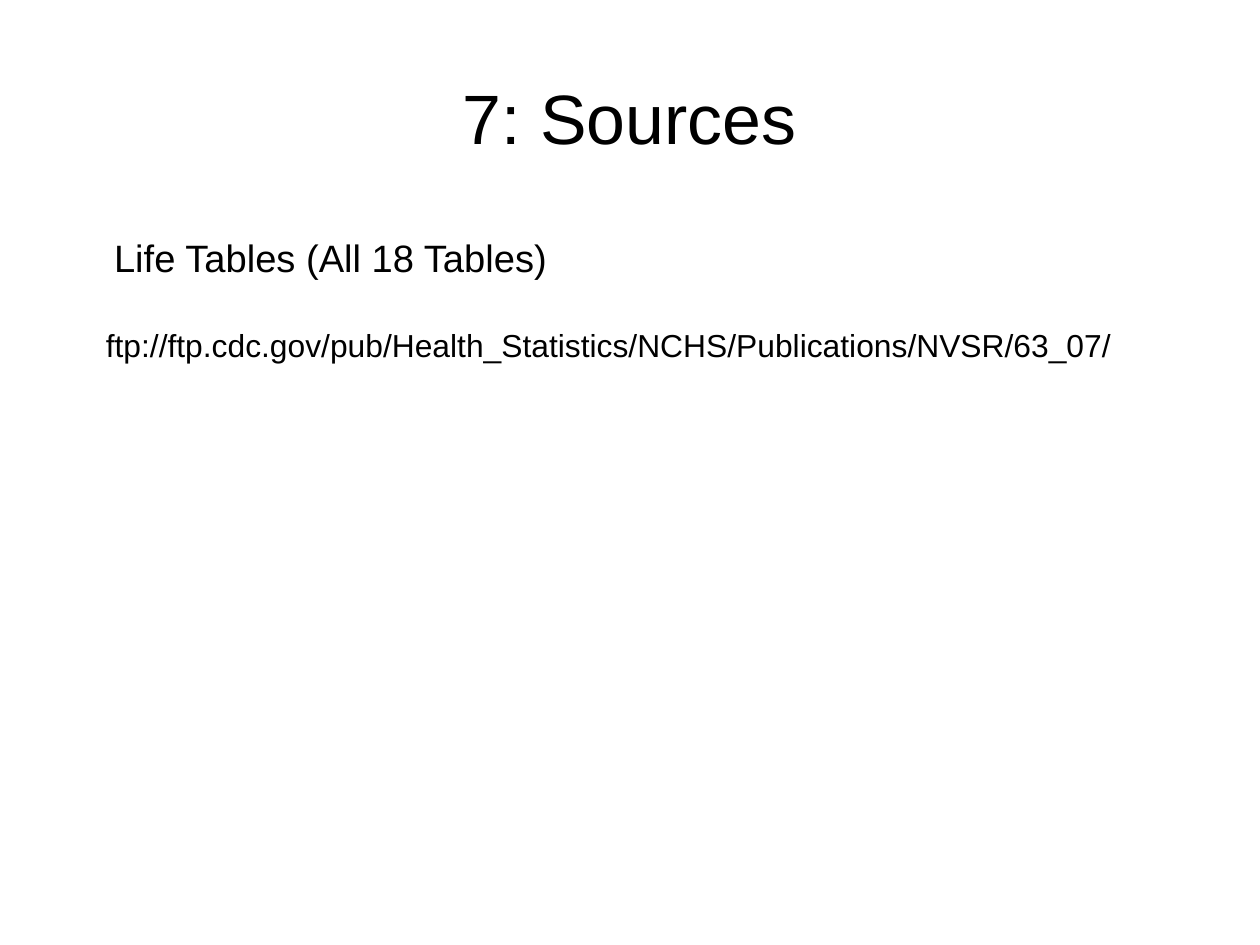
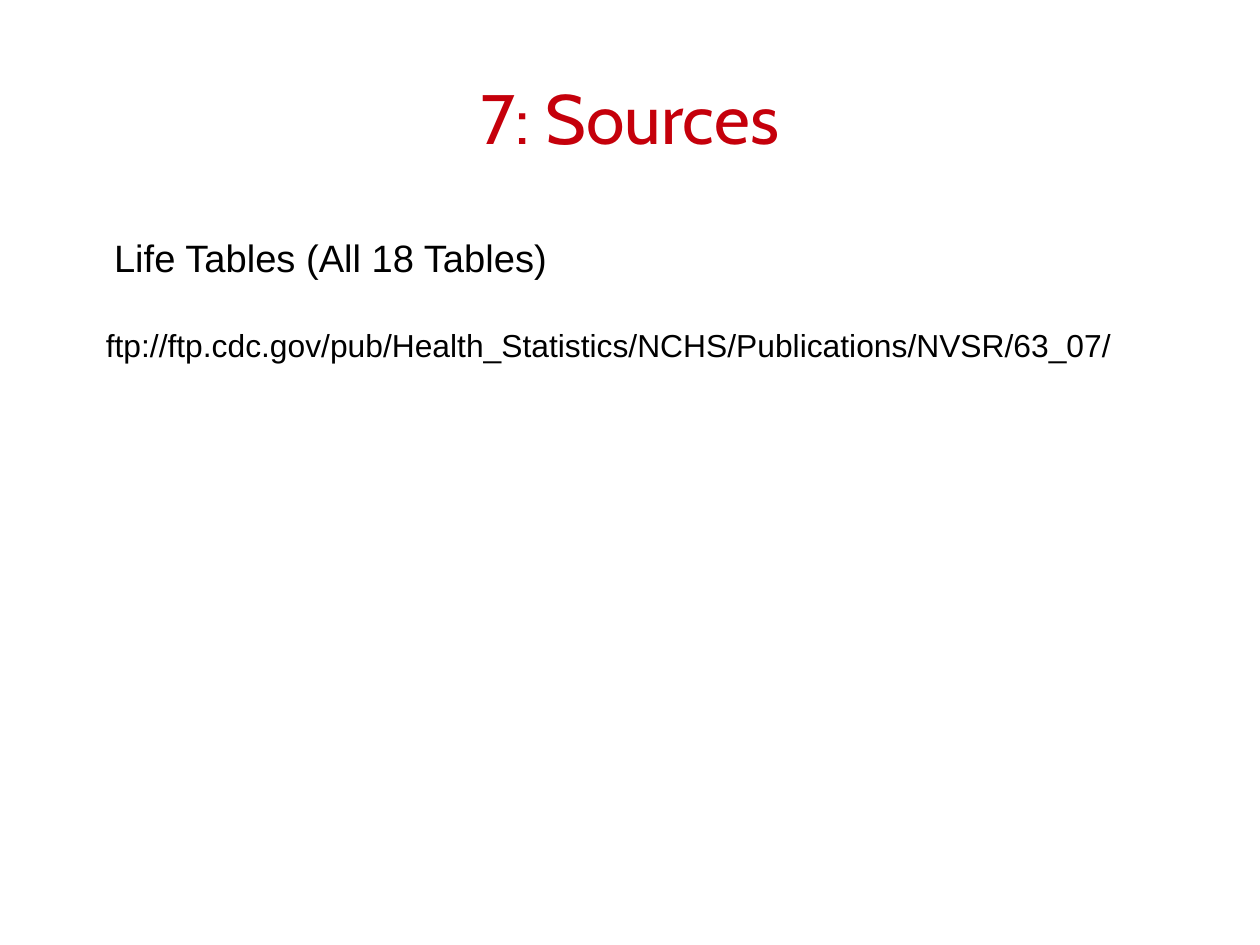
Before and after one commit to rockp1/Julia, a slide deck: slide 8 of juliaActuarial/docs/SlidesActuarial.odp. Drawn at 1260x945 pixels with LibreOffice and Linux fonts; fonts in the diff are those of the drawing; background and template pictures are left out. Boxes give left, top, right and bottom in pixels: in the first picture for what was removed or moved away, otherwise in the second. Text is boxed around its words. In the diff, an @@ line names an element or a change of style, - is before the commit and + after.

```diff
--- a/juliaActuarial/docs/SlidesActuarial.odp
+++ b/juliaActuarial/docs/SlidesActuarial.odp
@@ title "7: Sources" at (481,94,779,145): font Arial to Cabin, text colour #000000 to #C5000B @@
```
Also in this commit, not shown: 7 other slides changed, 1 other file.
